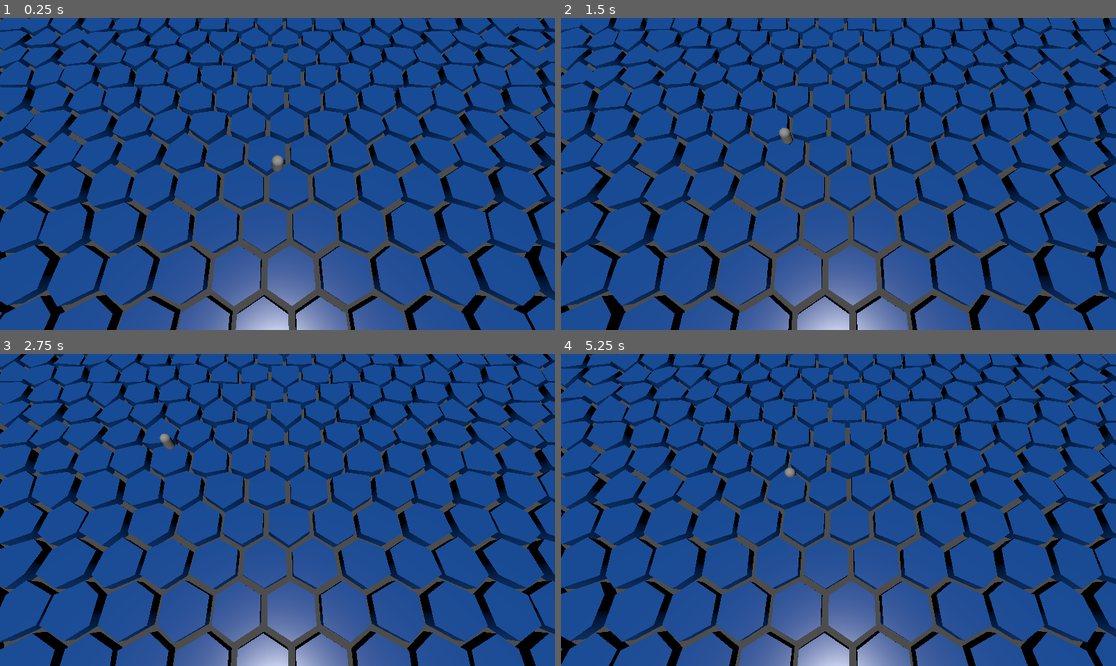
Above: before the commit, frames 1-4 (two rows, left to right).
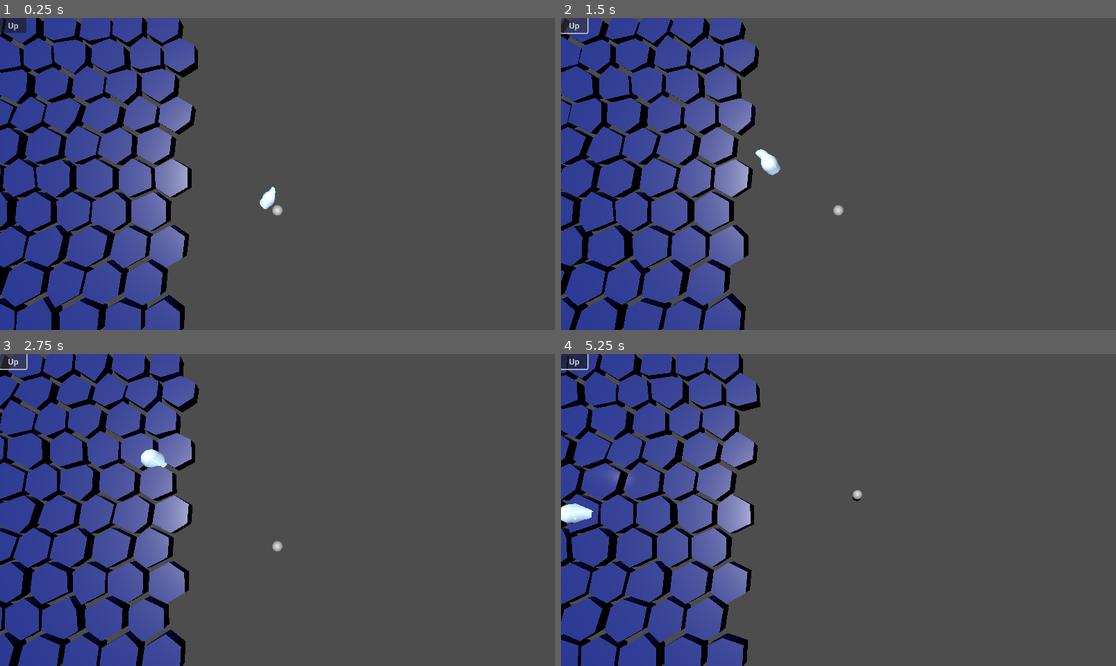
Above: after the commit, the same moments.

Repository: BinRoot/ludum-dare-58
Game: Godot game, scene res://Scenes/world.tscn
The game is run twice, just before and just after one commit, with the same random seed, the same clock (stepped at 60 frames per second) and the same inputs.
Inputs (mouse positions are in pixels of both pictures, inside the frame that each line leads up to):
- Up to frame 1 (0.25 s): no input
- Up to frame 2 (1.5 s): click (572, 24) at 0.5 s, where only the run after the commit has a clickable "Up"; click (572, 24) at 1.25 s, where only the run after the commit has a clickable "Up"
- Up to frame 3 (2.75 s): click (11, 360) at 2 s, where only the run after the commit has a clickable "Up"
- Up to frame 4 (5.25 s): move the mouse to (960, 494) at 2.77 s; click (960, 494) at 2.92 s; move the mouse to (727, 525) at 3.52 s; click (727, 525) at 3.67 s; move the mouse to (894, 441) at 4.27 s; click (894, 441) at 4.42 s; move the mouse to (810, 572) at 5.02 s; click (810, 572) at 5.17 s

The runs differ from the first frame. In frame 1, 89% of the frame differs, in the area x 0-100%, y 0-100%; in frame 2, 89%; in frame 3, 89%; in frame 4, 90%.

Commit message:
fish moving

Diff:
--- a/Scenes/fish.gd
+++ b/Scenes/fish.gd
@@ -23,6 +23,8 @@
 # User parameters
 # ===============
 @export var graph: Array[Vector2i] = [Vector2i(1, 2), Vector2i(2, 3), Vector2i(2, 4), Vector2i(3, 4)]
+@export var move_speed := 6.0
+@export var bounds_shape: CollisionShape3D
 
 @export var body_segments: int = 64
 @export var ring_sides: int = 32
@@ -57,6 +59,12 @@
 @export var wiggle_speed: float = 1.5
 @export var tail_amplification: float = 2.5
 
+@export_group("Scaling")
+@export var enable_complexity_scaling: bool = true
+@export var min_scale: float = 0.5
+@export var max_scale: float = 10.0
+@export var base_complexity: float = 5.0  # Graph with 4 nodes = 1.0 scale
+
 @export_group("Debug")
 @export var debug_mode: bool = true
 @export var debug_spine_color: Color = Color(1.0, 0.0, 0.0)
@@ -66,7 +74,13 @@
 @onready var left_fish_eye: Node3D = $LeftFishEye
 @onready var right_fish_eye: Node3D = $RightFishEye
 
+
 const TAU: float = PI * 2.0
+
+# Movement state
+var current_target: Vector3 = Vector3.ZERO
+var is_moving: bool = false
+var arrival_distance: float = 0.5
 
 var _mesh_instance: MeshInstance3D
 var _debug_mesh_instance: MeshInstance3D
@@ -82,11 +96,40 @@
 
 func _ready() -> void:
 	render_graph()
-
-func _process(_delta: float) -> void:
+	# Start moving once the fish is ready
+	_pick_new_destination()
+
+# Calculate scale factor based on graph complexity
+func _calculate_complexity_scale() -> float:
+	if not enable_complexity_scaling:
+		return 1.0
+
+	var nodes: Array[int] = _collect_nodes(graph)
+	var num_nodes: float = float(nodes.size())
+	var num_edges: float = float(graph.size())
+
+	# Complexity metric: weighted combination of nodes and edges
+	# More weight on nodes since they represent major structural elements
+	var complexity: float = num_nodes + (num_edges * 2)
+
+	# Scale relative to base complexity
+	var scale_factor: float = sqrt(complexity / base_complexity)
+
+	# Clamp to min/max range
+	return clamp(scale_factor, min_scale, max_scale)
+
+func _process(delta: float) -> void:
+	# Handle movement
+	if is_moving:
+		_move_toward_target(delta)
+
 	# Update eye positions to match the wiggle animation
 	if _spine_curve.size() > 0 and left_fish_eye != null and right_fish_eye != null:
 		_update_wiggling_eyes()
+
+		# Make eyes look at the destination while moving
+		if is_moving:
+			_make_eyes_look_at_target()
 
 func render_graph() -> void:
 	if _mesh_instance != null:
@@ -101,6 +144,9 @@
 	if nodes.size() < 2:
 		push_warning("Graph has fewer than 2 nodes; nothing to render.")
 		return
+
+	# Calculate complexity-based scale factor
+	var complexity_scale: float = _calculate_complexity_scale()
 
 	var adj: Dictionary = _build_undirected_adjacency(graph)
 
@@ -193,8 +239,8 @@
 	for j7: int in range(ns):
 		var s_val: float = float(j7) / float(ns - 1)
 		var gauss: float = bulge_amp * exp(-pow(s_val - bulge_center, 2.0) / max(1e-6, pow(bulge_sigma, 2.0)))
-		var a_s: float = a0 * pow(1.0 - s_val, taper_a_power) * (1.0 + gauss)
-		var b_s: float = b0 * pow(1.0 - s_val, taper_b_power) * (1.0 + gauss)
+		var a_s: float = a0 * pow(1.0 - s_val, taper_a_power) * (1.0 + gauss) * complexity_scale
+		var b_s: float = b0 * pow(1.0 - s_val, taper_b_power) * (1.0 + gauss) * complexity_scale
 		b_s *= (1.0 + asymmetry_amp * bias[j7])
 
 		var phi: float = twist * s_val
@@ -286,7 +332,8 @@
 				continue
 			var pa: Vector3 = node_anchor[au]
 			var pb: Vector3 = node_anchor[bv]
-			_append_cylinder(verts, norms, uvs, colors, idx, pa, pb, tube_radius, tube_segments, ring_sides)
+			var scaled_tube_radius: float = tube_radius * complexity_scale
+			_append_cylinder(verts, norms, uvs, colors, idx, pa, pb, scaled_tube_radius, tube_segments, ring_sides)
 
 	# ==============================================
 	# STEP 1: Rotate fish so spine aligns to X-axis
@@ -420,6 +467,9 @@
 	if left_fish_eye == null or right_fish_eye == null:
 		return
 
+	# Get complexity scale for consistent sizing
+	var complexity_scale: float = _calculate_complexity_scale()
+
 	# Position eyes at ~90% along spine (near head)
 	var eye_s: float = 0.90
 	var j_eye: int = clamp(int(eye_s * float(ns - 1)), 0, ns - 1)
@@ -430,8 +480,8 @@
 	# Calculate body dimensions at this point (same as mesh generation)
 	var s_val: float = float(j_eye) / float(ns - 1)
 	var gauss: float = bulge_amp * exp(-pow(s_val - bulge_center, 2.0) / max(1e-6, pow(bulge_sigma, 2.0)))
-	var a_s: float = a0 * pow(1.0 - s_val, taper_a_power) * (1.0 + gauss)
-	var b_s: float = b0 * pow(1.0 - s_val, taper_b_power) * (1.0 + gauss)
+	var a_s: float = a0 * pow(1.0 - s_val, taper_a_power) * (1.0 + gauss) * complexity_scale
+	var b_s: float = b0 * pow(1.0 - s_val, taper_b_power) * (1.0 + gauss) * complexity_scale
 	b_s *= (1.0 + asymmetry_amp * bias[j_eye])  # Apply asymmetry like the mesh does
 
 	# Apply twist rotation (same as mesh generation)
@@ -588,6 +638,9 @@
 	if _spine_curve.size() == 0:
 		return
 
+	# Get complexity scale for consistent sizing
+	var complexity_scale: float = _calculate_complexity_scale()
+
 	var ns: int = _spine_segments
 	var C: PackedVector3Array = _spine_curve
 	var N: PackedVector3Array = _spine_normals
@@ -605,8 +658,8 @@
 	# Calculate body dimensions at this point (same as mesh generation)
 	var s_val: float = float(j_eye) / float(ns - 1)
 	var gauss: float = bulge_amp * exp(-pow(s_val - bulge_center, 2.0) / max(1e-6, pow(bulge_sigma, 2.0)))
-	var a_s: float = a0 * pow(1.0 - s_val, taper_a_power) * (1.0 + gauss)
-	var b_s: float = b0 * pow(1.0 - s_val, taper_b_power) * (1.0 + gauss)
+	var a_s: float = a0 * pow(1.0 - s_val, taper_a_power) * (1.0 + gauss) * complexity_scale
+	var b_s: float = b0 * pow(1.0 - s_val, taper_b_power) * (1.0 + gauss) * complexity_scale
 	b_s *= (1.0 + asymmetry_amp * bias[j_eye])
 
 	# Apply twist rotation to get the correct binormal direction
@@ -918,6 +971,122 @@
 		idx.append_array(PackedInt32Array([cap_b, ri2, rj2]))
 
 
+# ======================
+# Movement Functions
+# ======================
+
+# Pick a random destination within the bounds
+func _pick_new_destination() -> void:
+	if bounds_shape == null:
+		push_warning("No bounds_shape set for fish movement")
+		is_moving = false
+		return
+
+	var shape: Shape3D = bounds_shape.shape
+	if shape == null:
+		push_warning("bounds_shape has no shape resource")
+		is_moving = false
+		return
+
+	# Get a random position within the bounds
+	var random_pos: Vector3
+	if shape is BoxShape3D:
+		var box: BoxShape3D = shape as BoxShape3D
+		var size: Vector3 = box.size
+		random_pos = Vector3(
+			randf_range(-size.x / 2.0, size.x / 2.0),
+			randf_range(-size.y / 2.0, size.y / 2.0),
+			randf_range(-size.z / 2.0, size.z / 2.0)
+		)
+		# Transform to world space
+		random_pos = bounds_shape.global_transform * random_pos
+	elif shape is SphereShape3D:
+		var sphere: SphereShape3D = shape as SphereShape3D
+		# Generate random point in sphere
+		var theta: float = randf() * TAU
+		var phi: float = acos(2.0 * randf() - 1.0)
+		var r: float = pow(randf(), 1.0 / 3.0) * sphere.radius
+		random_pos = Vector3(
+			r * sin(phi) * cos(theta),
+			r * sin(phi) * sin(theta),
+			r * cos(phi)
+		)
+		random_pos = bounds_shape.global_transform * random_pos
+	else:
+		# Default to a simple box if shape type is unknown
+		random_pos = bounds_shape.global_position + Vector3(
+			randf_range(-5.0, 5.0),
+			randf_range(-5.0, 5.0),
+			randf_range(-5.0, 5.0)
+		)
+
+	current_target = random_pos
+	is_moving = true
+
+# Move the fish toward the current target
+func _move_toward_target(delta: float) -> void:
+	var direction: Vector3 = (current_target - global_position).normalized()
+	var distance: float = global_position.distance_to(current_target)
+
+	# Check if we've arrived
+	if distance < arrival_distance:
+		_pick_new_destination()
+		return
+
+	# Move toward target
+	var movement: Vector3 = direction * move_speed * delta
+	global_position += movement
+
+	# Orient the fish toward the target (but keep it upright)
+	_orient_toward_target(direction, delta)
+
+# Orient the fish to face the target without flipping upside down
+func _orient_toward_target(direction: Vector3, delta: float) -> void:
+	if direction.length_squared() < 0.001:
+		return
+
+	# Create a target basis that faces the direction but stays upright
+	var forward: Vector3 = direction.normalized()
+	var world_up: Vector3 = Vector3.UP
+
+	# If forward is too close to straight up or down, adjust the reference up vector
+	if abs(forward.dot(world_up)) > 0.95:
+		world_up = Vector3.FORWARD
+
+	# Calculate right and up vectors
+	var right: Vector3 = forward.cross(world_up).normalized()
+	var up: Vector3 = right.cross(forward).normalized()
+
+	# Create target basis (Godot uses X-forward after our mesh rotation)
+	var target_basis: Basis = Basis(forward, up, right)
+
+	# Smoothly interpolate rotation
+	var current_basis: Basis = global_transform.basis
+	var new_basis: Basis = current_basis.slerp(target_basis, delta * 2.0)
+
+	# Apply the new rotation
+	global_transform.basis = new_basis
+
+# Make the eyes look at the current target
+func _make_eyes_look_at_target() -> void:
+	if left_fish_eye == null or right_fish_eye == null:
+		return
+
+	# Get the target in global space
+	var target_global: Vector3 = current_target
+
+	# Make each eye look at the target
+	if is_instance_valid(left_fish_eye):
+		var left_dir: Vector3 = (target_global - left_fish_eye.global_position).normalized()
+		if left_dir.length_squared() > 0.001:
+			# Keep the eye roughly upright
+			left_fish_eye.look_at(left_fish_eye.global_position + left_dir, Vector3.UP)
+
+	if is_instance_valid(right_fish_eye):
+		var right_dir: Vector3 = (target_global - right_fish_eye.global_position).normalized()
+		if right_dir.length_squared() > 0.001:
+			right_fish_eye.look_at(right_fish_eye.global_position + right_dir, Vector3.UP)
+
 func _on_button_pressed() -> void:
 	graph = mutate_graph.mutate(graph)[0]
 	render_graph()
--- a/Scenes/fish.tscn
+++ b/Scenes/fish.tscn
@@ -1,16 +1,10 @@
-[gd_scene load_steps=4 format=3 uid="uid://fmoiqtua5rsi"]
+[gd_scene load_steps=3 format=3 uid="uid://fmoiqtua5rsi"]
 
 [ext_resource type="Script" uid="uid://xxydjp8j06lm" path="res://Scenes/fish.gd" id="1_twvwo"]
 [ext_resource type="PackedScene" uid="uid://bb6erh0r0w6ho" path="res://Scenes/fish_eye.tscn" id="2_c4ibo"]
 
-[sub_resource type="BoxMesh" id="BoxMesh_it8au"]
-
 [node name="Fish" type="Node3D"]
 script = ExtResource("1_twvwo")
-
-[node name="Cube" type="MeshInstance3D" parent="."]
-transform = Transform3D(1, 0, 0, 0, 1, 0, 0, 0, 1, 0, 0, -1.4369907)
-mesh = SubResource("BoxMesh_it8au")
 
 [node name="Camera3D" type="Camera3D" parent="."]
 transform = Transform3D(1, 0, 0, 0, 1, 0, 0, 0, 1, 0, 0, 3.3356924)
--- a/Scenes/sea_wave.gdshader
+++ b/Scenes/sea_wave.gdshader
@@ -4,7 +4,7 @@
 uniform float wave_height : hint_range(0.0, 2.0) = 0.3;
 uniform float wave_frequency : hint_range(0.0, 10.0) = 2.0;
 uniform vec3 wave_direction = vec3(1.0, 0.0, 1.0);
-uniform vec4 water_color : source_color = vec4(0.1, 0.3, 0.6, 1.0);
+uniform vec4 water_color : source_color = vec4(0.07, 0.14, 0.47, 1.0);
 uniform float roughness : hint_range(0.0, 1.0) = 0.3;
 
 void vertex() {
--- a/Scenes/world.gd
+++ b/Scenes/world.gd
@@ -1,9 +1,10 @@
 extends Node3D
 
 # Hex grid parameters
-@export var grid_width: int = 20
-@export var grid_height: int = 20
+@export var grid_width: int = 10
+@export var grid_height: int = 10
 @export var hex_radius: float = 2.0  # Must match the radius in sea_tile.gd
+@onready var fish = $Fish
 
 # Preload the sea tile scene
 var sea_tile_scene = preload("res://Scenes/sea_tile.tscn")
@@ -30,5 +31,5 @@
 				x += hex_width
 
 			# Center the grid around origin
-			tile.position = Vector3(x - offset_x, 0, z - offset_z)
+			tile.position = Vector3(x - offset_x, 0, z - offset_z) - Vector3(30, 0, 5)
 			add_child(tile)
--- a/Scenes/world.tscn
+++ b/Scenes/world.tscn
@@ -1,7 +1,11 @@
-[gd_scene load_steps=3 format=3 uid="uid://bny86q764j0b2"]
+[gd_scene load_steps=5 format=3 uid="uid://bny86q764j0b2"]
 
 [ext_resource type="Script" uid="uid://b5kps4ue5b4hw" path="res://Scenes/world.gd" id="1_5a7ea"]
 [ext_resource type="PackedScene" uid="uid://bj2m6hkljq3ax" path="res://Scenes/player.tscn" id="1_a02cp"]
+[ext_resource type="PackedScene" uid="uid://fmoiqtua5rsi" path="res://Scenes/fish.tscn" id="3_5a7ea"]
+
+[sub_resource type="BoxShape3D" id="BoxShape3D_5a7ea"]
+size = Vector3(30, 1, 30)
 
 [node name="World" type="Node3D"]
 script = ExtResource("1_5a7ea")
@@ -10,7 +14,18 @@
 transform = Transform3D(1, 0, 0, 0, 1, 0, 0, 0, 1, 0, 1.352211, 0)
 
 [node name="Camera3D" type="Camera3D" parent="."]
-transform = Transform3D(1, 0, 0, 0, 0.42163736, 0.90676457, 0, -0.90676457, 0.42163736, 0, 17.094147, 8.314308)
+transform = Transform3D(1, 0, 0, 0, 0.120032914, 0.99276996, 0, -0.99276996, 0.120032914, 0, 21.499092, -1.1168208)
 
 [node name="DirectionalLight3D" type="DirectionalLight3D" parent="."]
-transform = Transform3D(1, 0, 0, 0, 0.34285644, 0.9393878, 0, -0.9393878, 0.34285644, 0, 14.151663, 7.1773577)
+transform = Transform3D(-0.6242157, 0.77810675, -0.070034094, 0.028063513, 0.11191788, 0.99332124, 0.7807478, 0.61808133, -0.09169731, 11.046999, 14.151663, 6.8496704)
+light_energy = 1.466
+light_specular = 3.913
+
+[node name="Fish" parent="." node_paths=PackedStringArray("bounds_shape") instance=ExtResource("3_5a7ea")]
+bounds_shape = NodePath("../Pond/CollisionShape3D")
+
+[node name="Pond" type="Area3D" parent="."]
+
+[node name="CollisionShape3D" type="CollisionShape3D" parent="Pond"]
+transform = Transform3D(1, 0, 0, 0, 1, 0, 0, 0, 1, -25, 0, -5)
+shape = SubResource("BoxShape3D_5a7ea")
